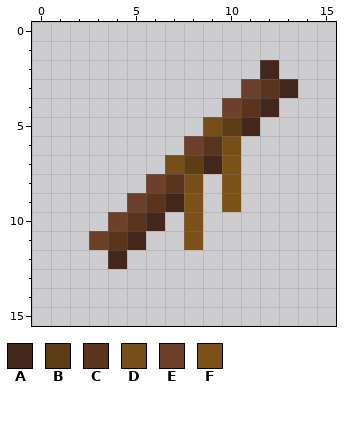
Pixel-art sprite -- Dm2RP/textures/items/dragon_items/dragon_whistle_brown.png. This is how it looked before the edit.
The file is 16x16 pixels. Colours within 5 levels of each other are drawn and written as one.
Palette (. is transparent): A #43271a  B #5d3d13  C #5b341d  D #774e18  E #6c4029  F #7d5219
Pixels before, first column x 3:
 2 .........A.
 3 ........ECA
 4 .......ECA.
 5 ......DBA..
 6 .....ECD...
 7 ....DBAF...
 8 ...ECD.F...
 9 ..ECAF.F...
10 .ECA.F.....
11 ECA..F.....
12 .A.........
Now the later version:
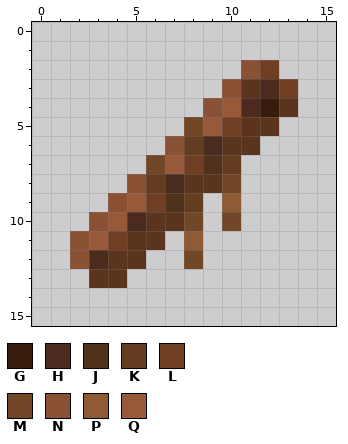
Colours new in this view: G #371c0b  H #4a2b1d  J #50311a  K #643d21  L #703f23  M #724728  N #8a5135  P #8f5b35  Q #98593b
Difference:
Changed rows in their new state; - is an unchanged pixel.
first column x 2:
 2 ---------NL-
 3 --------NCHL
 4 -------NQHGC
 5 ------MQLCC-
 6 -----NKHCC--
 7 ----MQLJK---
 8 ---NKHCCM---
 9 --NQLJK-P---
10 -NQHCCM-M---
11 NQLCC-P-----
12 NHCC--M-----
13 -CC---------
Changed places in both pictures, as pixel boxes (x1, y1, x2, y2):
changed: (70, 60, 298, 288)
